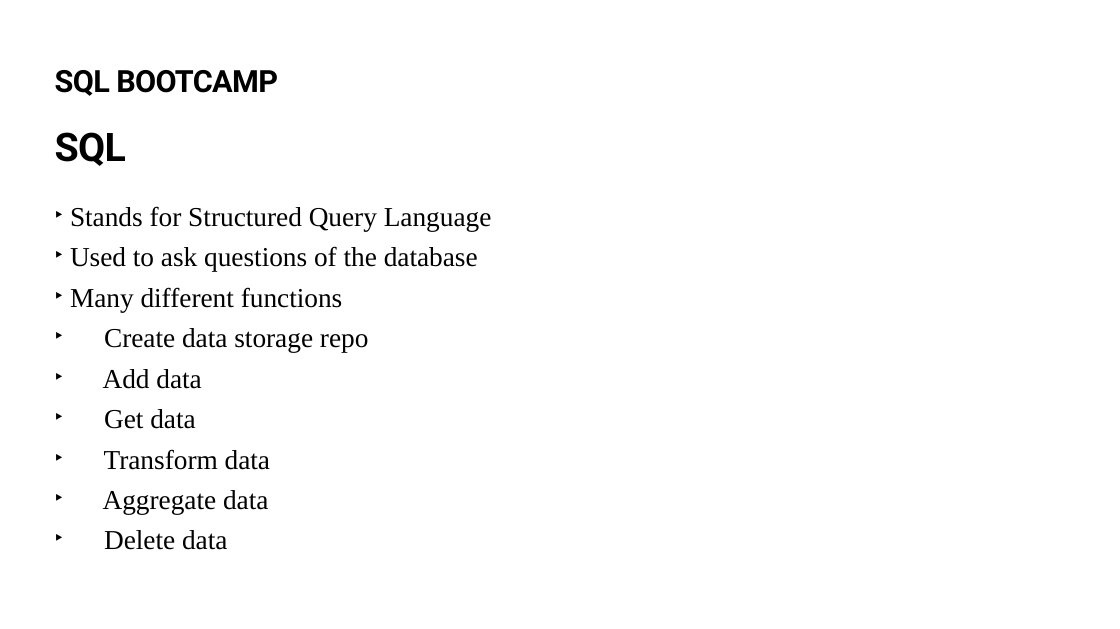
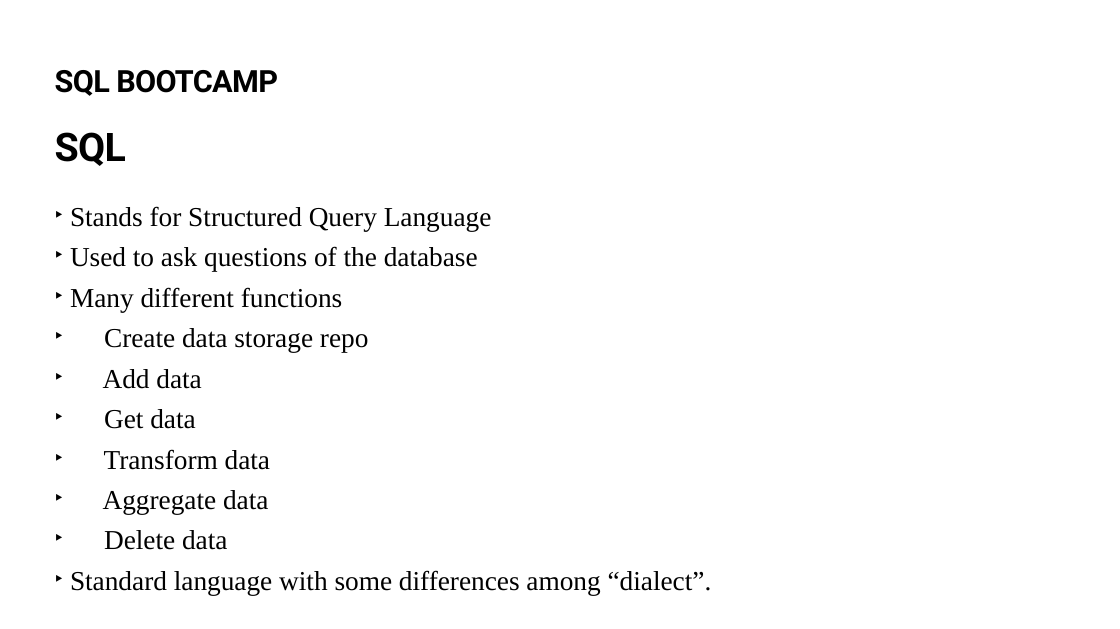
Before and after one commit to brandonmburroughs/sql_bootcamp, a slide deck: slide 10 of Slides/SQL Bootcamp.pptx. Drawn at 1120x629 pixels with LibreOffice and Linux fonts; fonts in the diff are those of the drawing. Boxes give left, top, right and bottom in pixels: in the first picture for what was removed or moved away, otherwise in the second. Text is boxed around its words. In the diff, an @@ line names an element or a change of style, - is before the commit and + after.

```diff
--- a/Slides/SQL Bootcamp.pptx
+++ b/Slides/SQL Bootcamp.pptx
@@ text at <box>70,570,712,595</box>: paragraph added @@
+    ‣ Standard language with some differences among “dialect”.
```
Also in this commit, not shown: 1 other slide changed, 1 other file.
